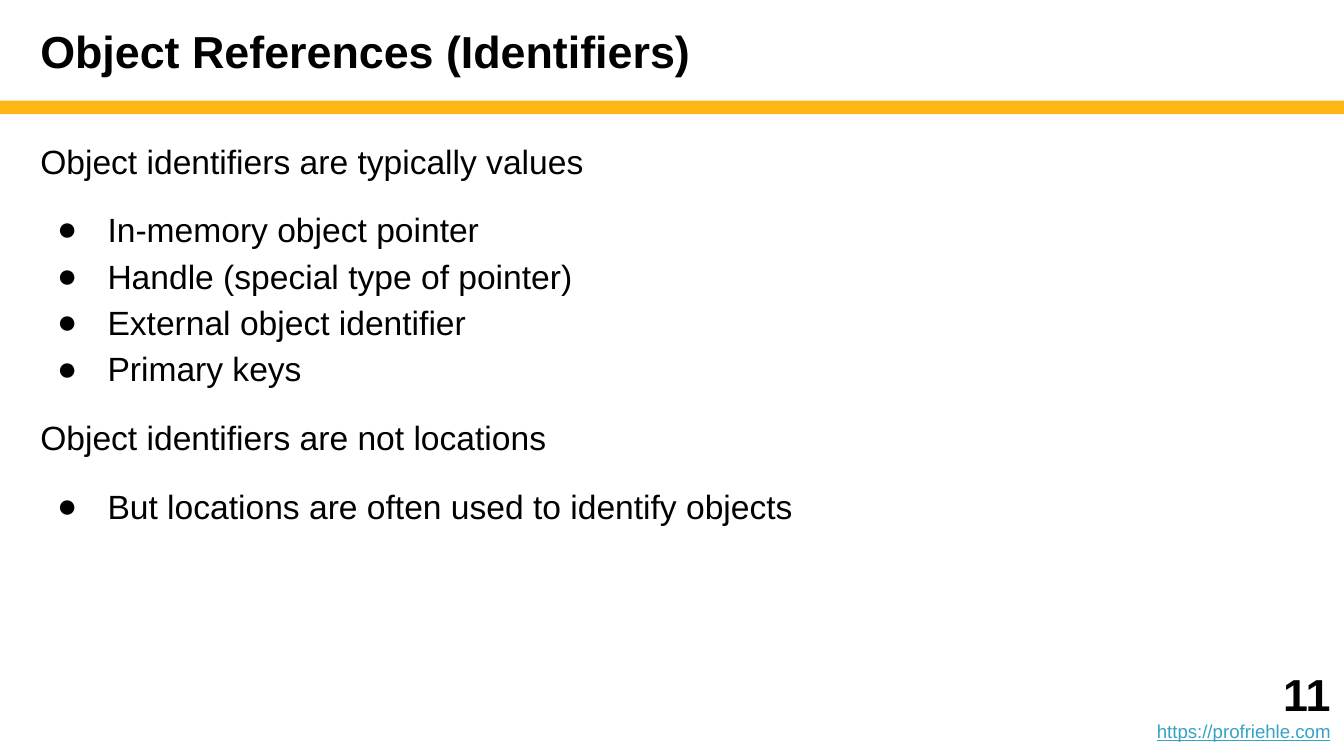
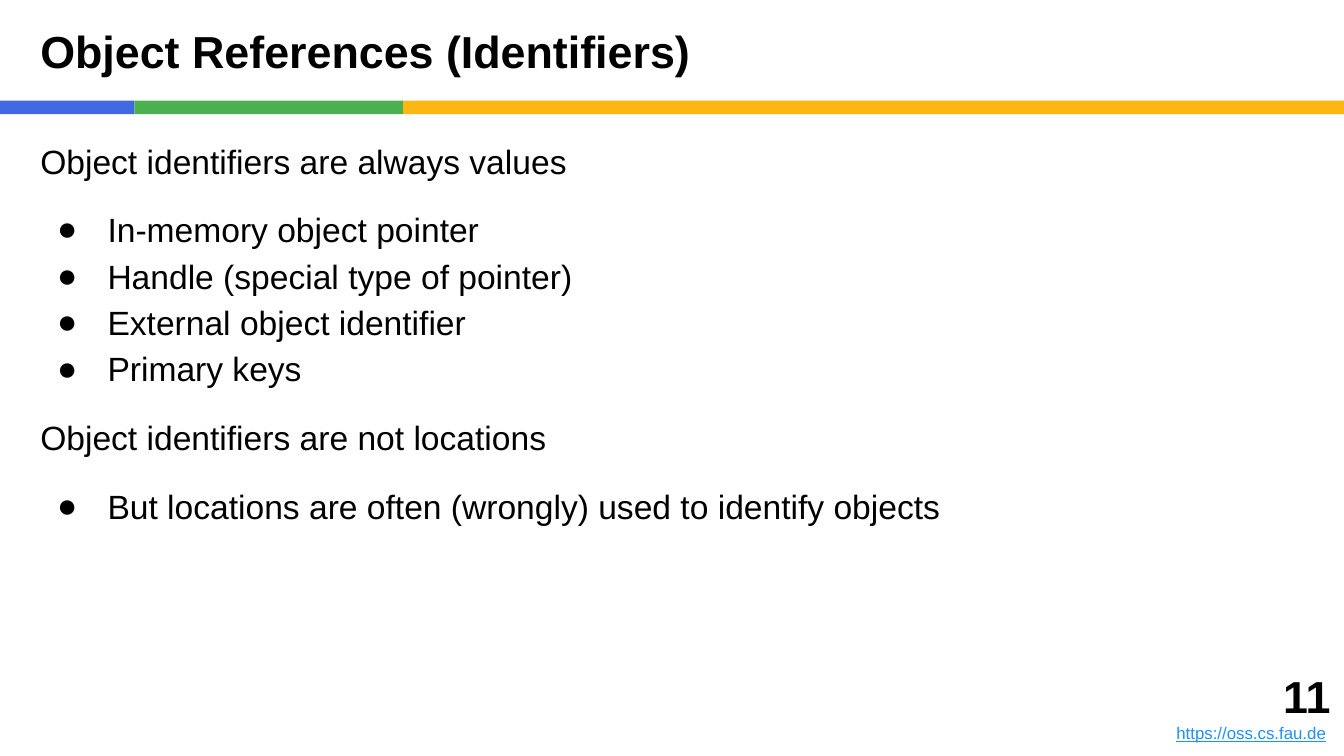
Before and after one commit to dirkriehle/adap-course, a slide deck: slide 11 of Lecture slides/ADAP B06 - Value Objects.pptx. Drawn at 1344x756 pixels with LibreOffice and Linux fonts; fonts in the diff are those of the drawing. Boxes give left, top, right and bottom in pixels: in the first picture for what was removed or moved away, otherwise in the second. Text is boxed around its words. In the diff, an @@ line names an element or a change of style, - is before the commit and + after.

```diff
--- a/Lecture slides/ADAP B06 - Value Objects.pptx
+++ b/Lecture slides/ADAP B06 - Value Objects.pptx
@@ rectangle added at (0, 101, 134, 114), fill #4169E1 @@
@@ rectangle added at (134, 101, 403, 114), fill #4CAF50 @@
@@ rectangle: place and size @@
-rectangle at (0, 101, 1344, 114)
+rectangle at (403, 101, 1344, 114)
@@ text at (40, 149, 566, 180): text changed @@
-Object identifiers are typically values
+Object identifiers are always values
@@ text at (108, 494, 940, 525): text changed @@
-● But locations are often used to identify objects
+● But locations are often (wrongly) used to identify objects
@@ text: place and size @@
-text at (1157, 680, 1331, 742)
+text at (1176, 682, 1330, 743)
@@ text at (1176, 726, 1325, 743): text changed; size 10 to 9 pt; text colour #34A3C5 to #1E90FF @@
-https://profriehle.com
+https://oss.cs.fau.de
```
Also in this commit, not shown: 43 other slides changed, 17 other files.
